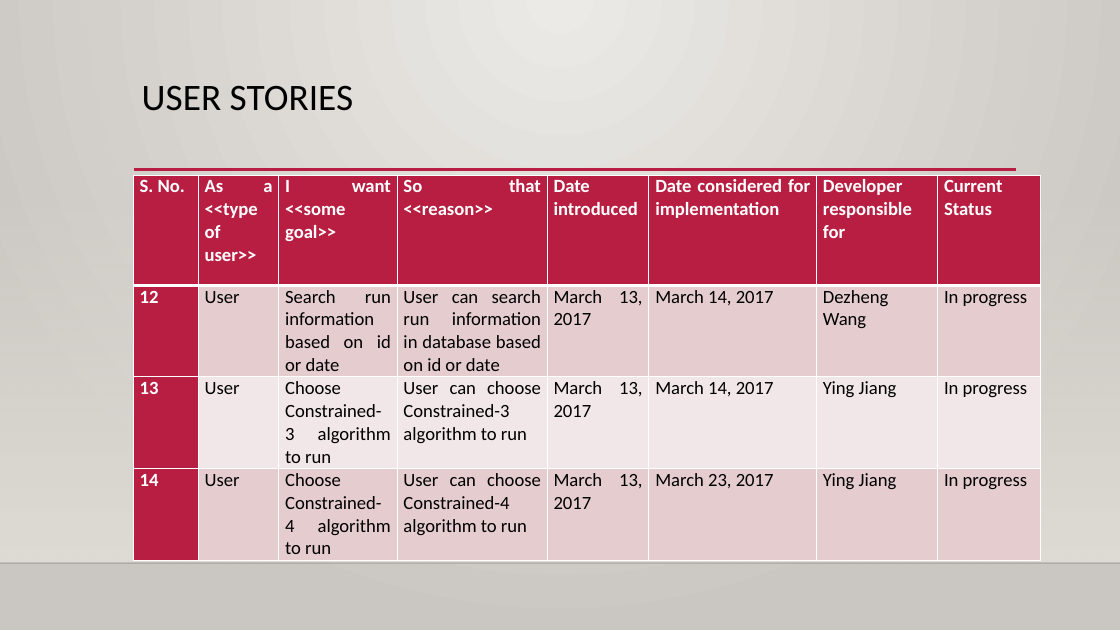
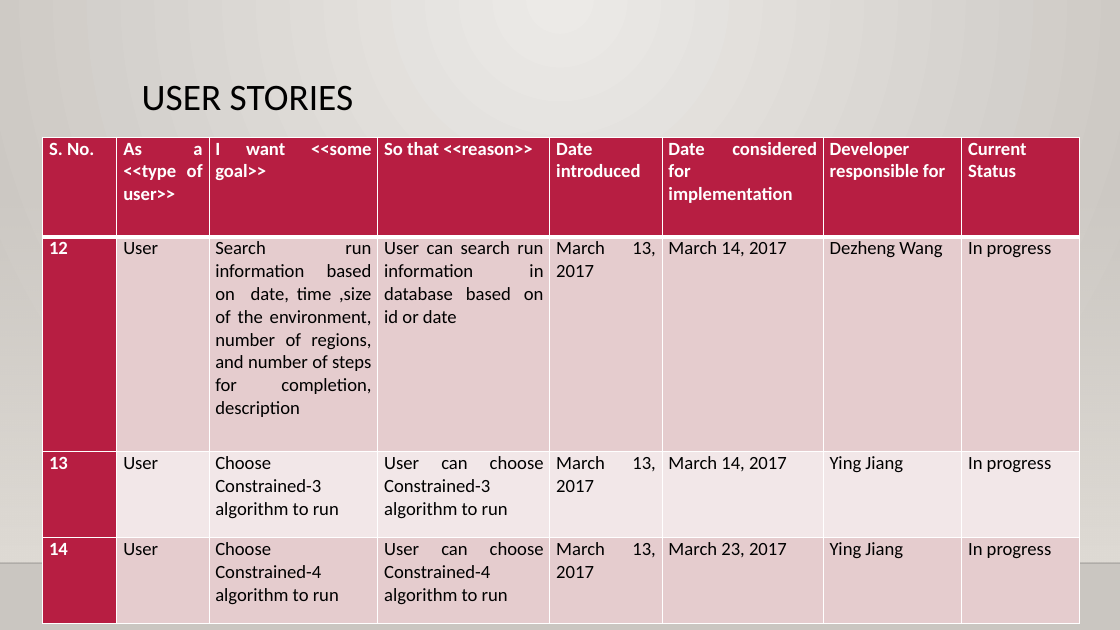
Before and after one commit to Giant-Visualize/Giant-Visualize-Multi-Agent-Patrolling, a slide deck: slide 5 of Document/GIANTS_FifthPresentation.pptx. Drawn at 1120x630 pixels with LibreOffice and Linux fonts; fonts in the diff are those of the drawing; background and template pictures are left out. Boxes give left, top, right and bottom in pixels: in the first picture for what was removed or moved away, otherwise in the second. Text is boxed around its words. In the diff, an @@ line names an element or a change of style, - is before the commit and + after.

Commit message:
ppt

```diff
--- a/Document/GIANTS_FifthPresentation.pptx
+++ b/Document/GIANTS_FifthPresentation.pptx
@@ table at (x1=43, y1=137, x2=1081, y2=623) @@
-row 2, column 3: Search run information based on id or date
+row 2, column 3: Search run information based on date, time ,size of the environment, number of regions, and number of steps for completion, description
@@ table resized from (x1=134, y1=175, x2=1042, y2=560) to (x1=43, y1=137, x2=1081, y2=623) @@
```
Also in this commit, not shown: 1 other slide changed, 1 other file.
